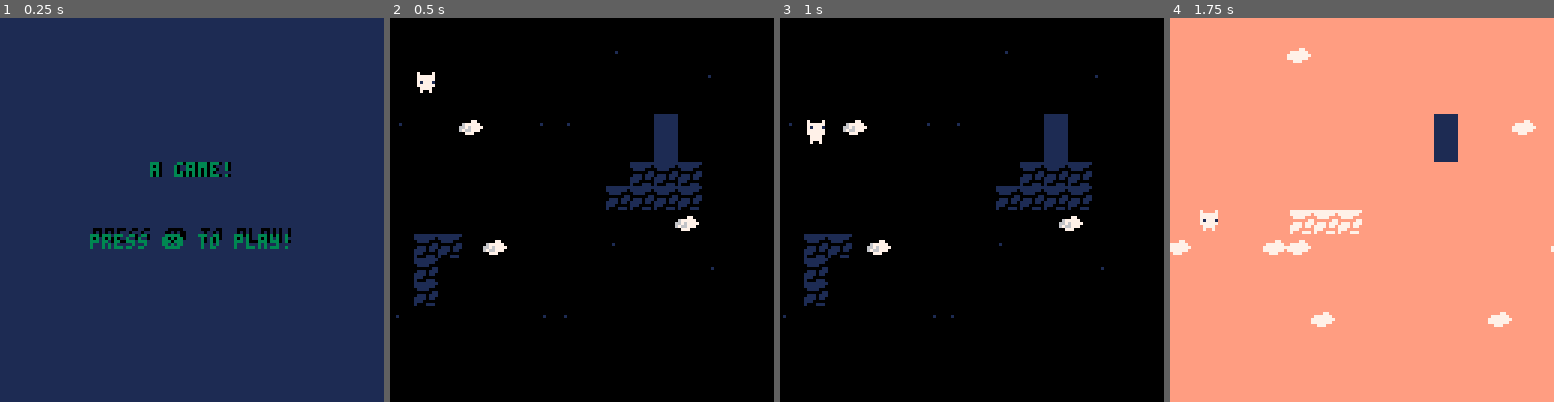
Above: before the commit, frames 1-4 (left to right).
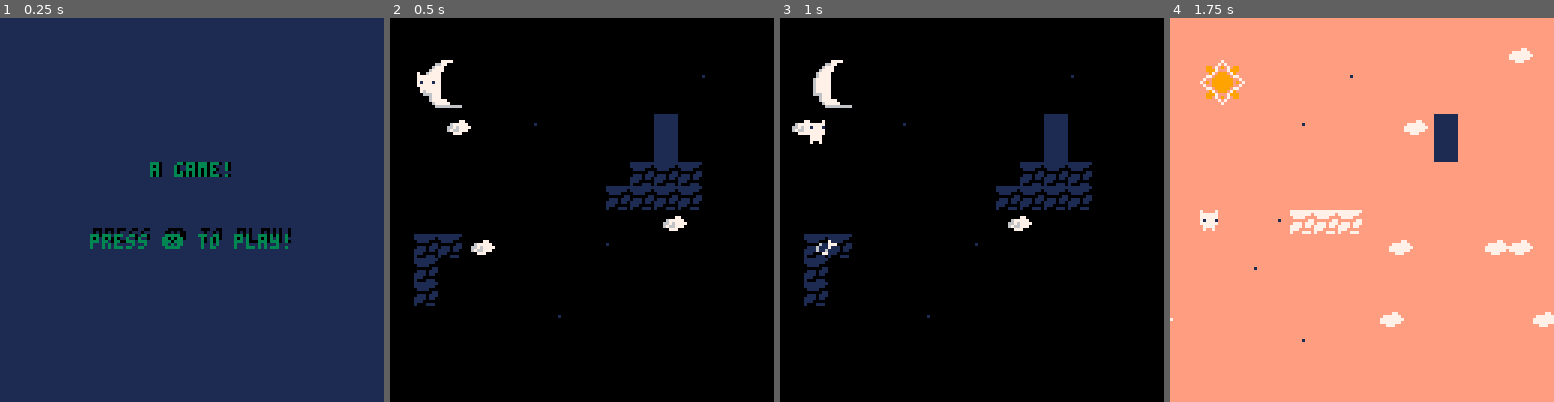
Above: after the commit, the same moments.

Repository: aadhyap/GBJam14
Game: PICO-8 cartridge platformer-game.p8
The game is run twice, just before and just after one commit, with the same random seed, the same clock (stepped at 60 frames per second) and the same inputs.
Inputs:
- Up to frame 1 (0.25 s): no input
- Up to frame 2 (0.5 s): tap X (X key) at 0.33 s
- Up to frame 3 (1 s): tap O (Z key) at 0.7 s
- Up to frame 4 (1.75 s): tap X (X key) at 1.07 s; hold Right from 1.6 s (still down); tap O (Z key) at 1.7 s

Frame 1 is identical in both runs. In frame 2, 1.2% of the frame differs, in the area x 1-85%, y 8-79%; in frame 3, 1.4%; in frame 4, 2.8%, in the area x 0-100%, y 7-85%.

Commit message:
Bug Fix: player x pixel bumped up when on edge causing it to slide off if it lands with one pixel hanging out
fixed this by bumping the y instead

Diff:
--- a/platformer-game.p8
+++ b/platformer-game.p8
@@ -81,12 +81,7 @@
 --light vs dark
 	light_tile = 81
 	dark_tile = 65
-	dark_bg = 0
-	ligh_bg = 0
-
-	oldcover = 68
-	newcover = 68
-	set_all1(light_tile,dark_tile)
+	cover = 68
 	light = true
 	init_parallax()
 end
@@ -97,19 +92,11 @@
 	update_parallax()
 	if btnp(❎) then
 	-- switch
-
 		if light then
-			oldcover = 97 --light blue
-			newcover = 68 --dark
 			set_all1(light_tile,dark_tile)
 		else
-			oldcover = 68
-			newcover = 97
 			set_all1(dark_tile,light_tile)
-
-		end
-
-
+		end
 	end
 
 --camera update-------------
@@ -132,8 +119,7 @@
 function game_draw()
 	cls()
  rectfill(0,0,128,128,0)
- map(0,0,0,-64,16,16)
- map(0,0,0,64,16,16)
+ map(104,1,10,14,2,2)
  draw_parallax()
 
 	camera(cx,cy)
@@ -254,12 +241,10 @@
 	p.y -= 1
 	end
 
-	if col(p.x+7, p.y+7) then
-	p.x -= 1
-	end
-
-	if col(p.x, p.y+7) then
-	p.x +=  1
+	if col(p.x+7, p.y+7) or
+	 col(p.x, p.y+7) then
+	p.y -=  1
+
 	end
 end
 
@@ -365,25 +350,16 @@
   for x = level.x,level.x+15 do
 
    -- show the new tiles that were covered
-   if mget(x,y) == oldcover then
+   if mget(x,y) == cover then
       mset(x,y,new)
    end
 
    --cover the current tiles
    if mget(x,y) == old then
-      mset(x,y,newcover)
+      mset(x,y,cover)
 
    end
-   if not light and
-   mget(x,y) == dark_bg then
-   mset(x,y, light_bg)
-
-   end
-
-   if light and mget(x,y) == light_bg then
-   mset(x,y, dark_bg)
-
-   end
+
   end
 	end
 	light = not light
@@ -451,7 +427,7 @@
 end
 
 function update_map(m)
- m.x-=sin(-m.l/90)  --move map to left
+ m.x-=m.l/2  --move map to left
 
  --if map off edge of screen
  if m.x<-128 then
@@ -492,7 +468,7 @@
 
 	if light then
 	 if m.l==1 then
-	  map(48,0,m.x,m.y,16,16)
+	  map(49,0,m.x,m.y,16,16)
 	 end
 	 if m.l==2 then
 	  map(54,0,m.x,m.y,16,16)
@@ -500,6 +476,7 @@
 	 if m.l==3 then
 	  map(70,0,m.x,m.y,16,16)
 	 end
+	 map(99,1,10,14,2,2)
 	else
 	if m.l==1 then
 	     map(0,0,m.x,m.y,16,16)
@@ -586,19 +563,19 @@
 0000000000000000000000000000000000000000000000000000000000000000000000000000000000000000000000000000000000000000000000000000000000000000000000000000000000000000000000000000000000000000000000000000000000000000000000000000000000000000000000000000000000000000
 __map__
 0000000000000000000000000000000043000000000000000000000000000000004300000000000000000000000000000071717171717171717171717171717171710000000000000000000000000000007100000000000000000000000000000071000000000000000000000000000000000000000000000000000000000000
-0000000000000000000000000000000043000000000000000000000000000000004300000000000000000000000000000071717171717171717171717171717171710000000000000000000054000000007100000000000000000000000000000071000000000000000000000000000000000000000000000000000000000000
-0000000000000000000000000053000043000000000000000000000000000000004300000000000000000000000000000071717171717171717171717171717171710000000000000000000000000000007100000000000000000000000000000071000000000000000000000000000000000000000000000000000000000000
+0000000000000000000000000000000043000000000000000000000000000000004300000000000000000000000000000071717171717171717171717171717171710000000000000000000054000000007100000000000000000000000000000071002a2b000000282900000000000000000000000000000000000000000000
+0000000000000000000000000053000043000000000000000000000000000000004300000000000000000000000000000071717171717171717171717171717171710000000000000000000000000000007100000064000000000064000000000071003a3b000000383900000000000000000000000000000000000000000000
 0000000000000000000000000000000043000000000000000000000000000000004300000000000000000000000000000071717171717171717171717171717171710000000000000000000000000000007100000000000000000000000000000071000000000000000000000000000000000000000000000000000000000000
-0000000000005300000000000000000043000052000000000000000000000000004300000000000000000000000000000071717171717171717171717171717171710000005400000000000000000000007100000000000000000000000000000071000000000000000000000000000000000000000000000000000000000000
+0000000000005300000000000000000043000052000000000000000000000000004300000000000000000000000000000071717171717171717171717171717171710000005400000000000000000000007100640000000000000000000000000071000000000000000000000000000000000000000000000000000000000000
 0000000000000000000000000000000043000000000000000000000000000000004300000000000000000000000000000071717171717171717171717171717171710000000000000000000000000000007100000000000000000000000000000071000000000000000000000000000000000000000000000000000000000000
 0000000000000000000000000000000043000000000000000000000000000000004300000000000000000000000000000071717171717171717171717171717171710000000000000000000000000000007100000000000000000000000000000071000000000000000000000000000000000000000000000000000000000000
-0000000000000000000000000000000043000000000000000000000000000000004300000000000000000000000000000071717171717171717171717171717171710000000000000000000000000000007100000000000000000000000000000071000000000000000000000000000000000000000000000000000000000000
-0000000000000000000000000000000043000000000000000000000052000000004300000000000000000000000000000071717171717171717171717171717171710000000000000000000000000000007100000000000000000000000000000071000000000000000000000000000000000000000000000000000000000000
-0000000000000000005300000000000043000000520000000000000000000000004300000000000000000000000000000071717171717171717171717171717171710000000000540000005454000000007100000000000000000000000000000071000000000000000000000000000000000000000000000000000000000000
-0000000000000000000000000000000043000000000000000000000000000000004300000000000000000000000000000071717171717171717171717171717171710000000000000000000000000000007100000000000000000000000000000071000000000000000000000000000000000000000000000000000000000000
-0000000000000000000000000000000043000000000000000000000000000000004300000000000000000000000000000071717171717171717171717171717171710000000000000000000000000000007100000000000000000000000000000071000000000000000000000000000000000000000000000000000000000000
-5300000000000053000000000000000043000000000000000000000000000000004300000000000000000000000000000071717171717171717171717171717171710000540000000000000000540000007100000000000000000000000000000071000000000000000000000000000000000000000000000000000000000000
-0000000000000000000000000000000043000000000000000000000000000000004300000000000000000000000000000071717171717171717171717171717171710000000000000000000000000000007100000000000000000000000000000071000000000000000000000000000000000000000000000000000000000000
+0000000000000000000000000000000043000000000000000000000000000000004300000000000000000000000000000071717171717171717171717171717171710000000000000000000000000000007100000000000000000000000064000071000000000000000000000000000000000000000000000000000000000000
+0000000000000000000000000000000043000000000000000000000052000000004300000000000000000000000000000071717171717171717171717171717171710000000000000000000000000000007164000000000000000000000000000071000000000000000000000000000000000000000000000000000000000000
+0000000000000000005300000000000043000000520000000000000000000000004300000000000000000000000000000071717171717171717171717171717171710000000000540000005454000000007100000000000000000000640000000071000000000000000000000000000000000000000000000000000000000000
+0000000000000000000000000000000043000000000000000000000000000000004300000000000000000000000000000071717171717171717171717171717171710000000000000000000000000000006400000000000000000000000000000071000000000000000000000000000000000000000000000000000000000000
+0000000000000000000000000000000043000000000000000000000000000000004300000000000000000000000000000071717171717171717171717171717171710000000000000000000000000000007100000000000000000000000000640071000000000000000000000000000000000000000000000000000000000000
+0000000000000053000000000000000043000000000000000000000000000000004300000000000000000000000000000071717171717171717171717171717171710000540000000000000000540000007100000000000000000000640000000071000000000000000000000000000000000000000000000000000000000000
+0000000000000000000000000000000043000000000000000000000000000000004300000000000000000000000000000071717171717171717171717171717171710000000000000000000000000000007100640000000000000000000000000071000000000000000000000000000000000000000000000000000000000000
 0000000000000000000000000000000043000000000000000000000000000000004300000000000000000000000000000071717171717171717171717171717171710000000000000000000000000000007100000000000000000000000000000071000000000000000000000000000000000000000000000000000000000000
 0000000000000000000000000000000043000000000000000000000000000000004300000000000000000000000000000071717171717171717171717171717171710000000000000000000000000000007100000000000000000000000000000071000000000000000000000000000000000000000000000000000000000000
 4343434343434343434343434343434343434343434343434343434343434343434343434343434343434343434343434371717171717171717171717171717171717171717171717171717171717171717171717171717171717171717171717171000000000000000000000000000000000000000000000000000000000000
Not shown, changed: 24 lines of the sprite sheet (__gfx__) section of platformer-game.p8
Not shown, changed: the sound effects (__sfx__) section of platformer-game.p8
